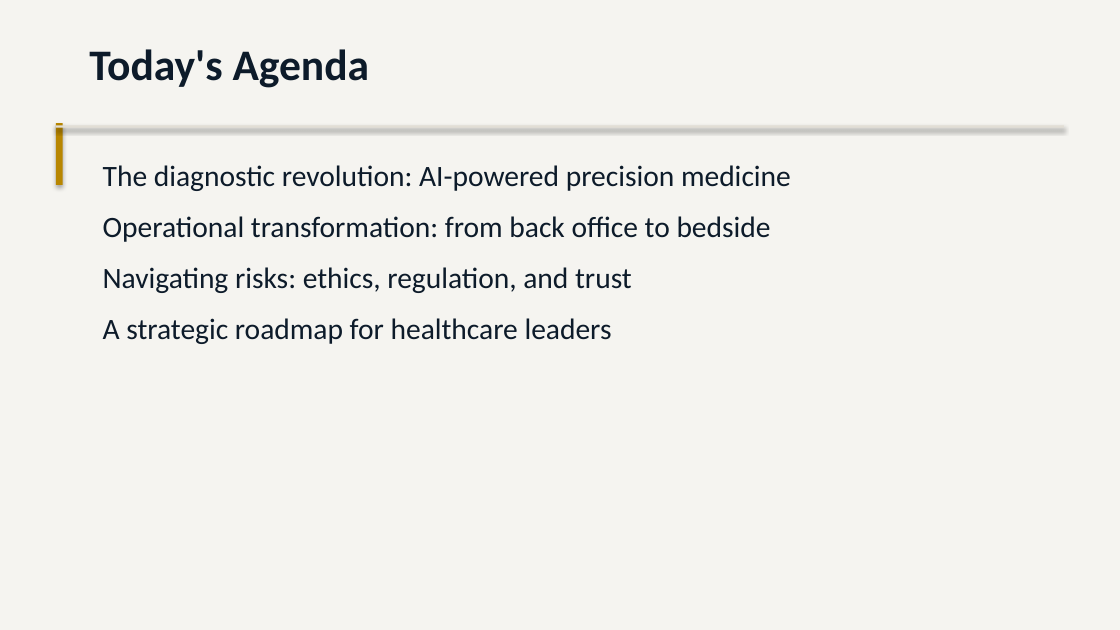
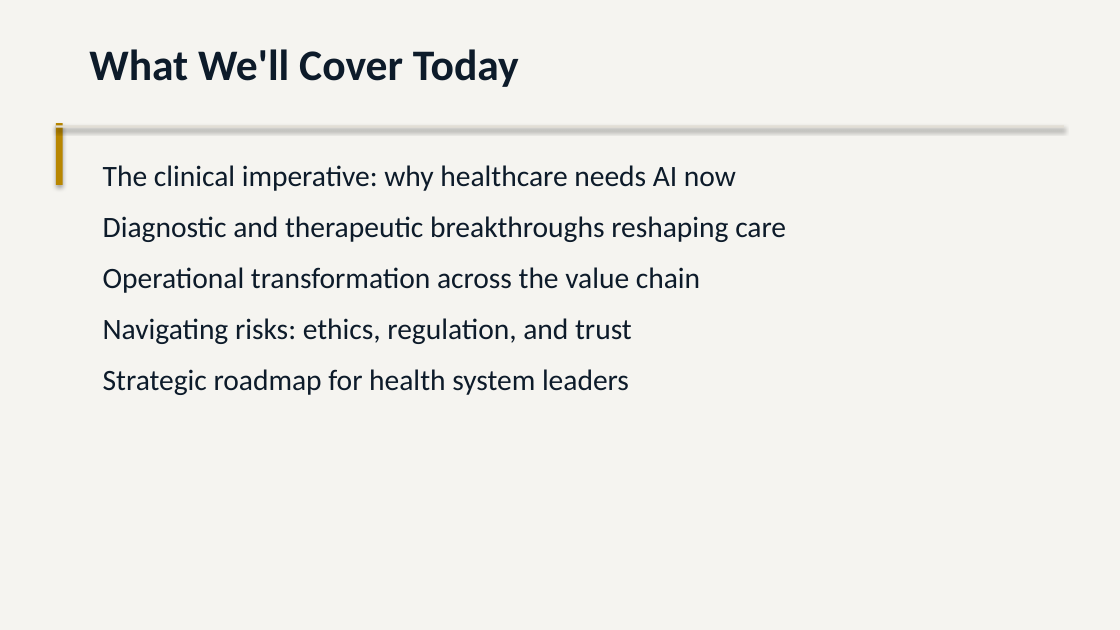
Before and after one commit to Moodswing9/claude-deck-generator, a slide deck: slide 3 of The Future of AI in Healthcare.pptx. Drawn at 1120x630 pixels with LibreOffice and Linux fonts; fonts in the diff are those of the drawing. Boxes give left, top, right and bottom in pixels: in the first picture for what was removed or moved away, otherwise in the second. Text is boxed around its words. In the diff, an @@ line names an element or a change of style, - is before the commit and + after.

```diff
--- a/The Future of AI in Healthcare.pptx
+++ b/The Future of AI in Healthcare.pptx
@@ text at (89,49,519,87): text changed @@
-Today's Agenda
+What We'll Cover Today
@@ text at (103,165,786,293): text changed @@
-The diagnostic revolution: AI-powered precision medicine
-Operational transformation: from back office to bedside
+The clinical imperative: why healthcare needs AI now
+Diagnostic and therapeutic breakthroughs reshaping care
+Operational transformation across the value chain
@@ text at (103,369,629,395): text changed @@
-A strategic roadmap for healthcare leaders
+Strategic roadmap for health system leaders
```
Also in this commit, not shown: 4 other slides changed, 8 slides added, 7 slides removed, 1 other file.
